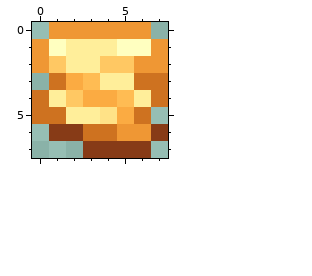
File history of a pixel-art sprite, public/items/Sand Block.png. That is the earlier state.
The file is 16x16 pixels, drawn in blocks of 2x2; one block is one cell here.
Now the later version:
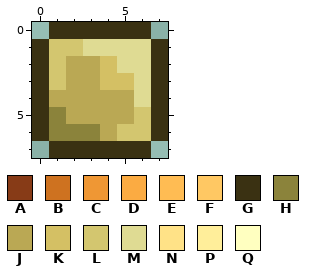
Palette (. is transparent): A #873b17  B #ce7220  C #ef9734  D #fbab42  E #ffbc53  F #ffc863  G #3a3112  H #8b833b  J #baa854  K #d4c064  L #d3c66f  M #dfdb93  N #ffe287  P #ffee9a  Q #ffffc0
Changes in this commit:
Changed rows in their new state; - is an unchanged pixel.
first column x 0:
0 -GGGGGG-
1 GLLMMMMG
2 GLJJKMMG
3 GLJJKKMG
4 GJJJJJMG
5 GHJJJJLG
6 GHHHJLLG
7 -GGGGGG-
Pixel boxes of the changes (left, top, right, bottom) in both pictures:
changed: (32, 22, 168, 158)
